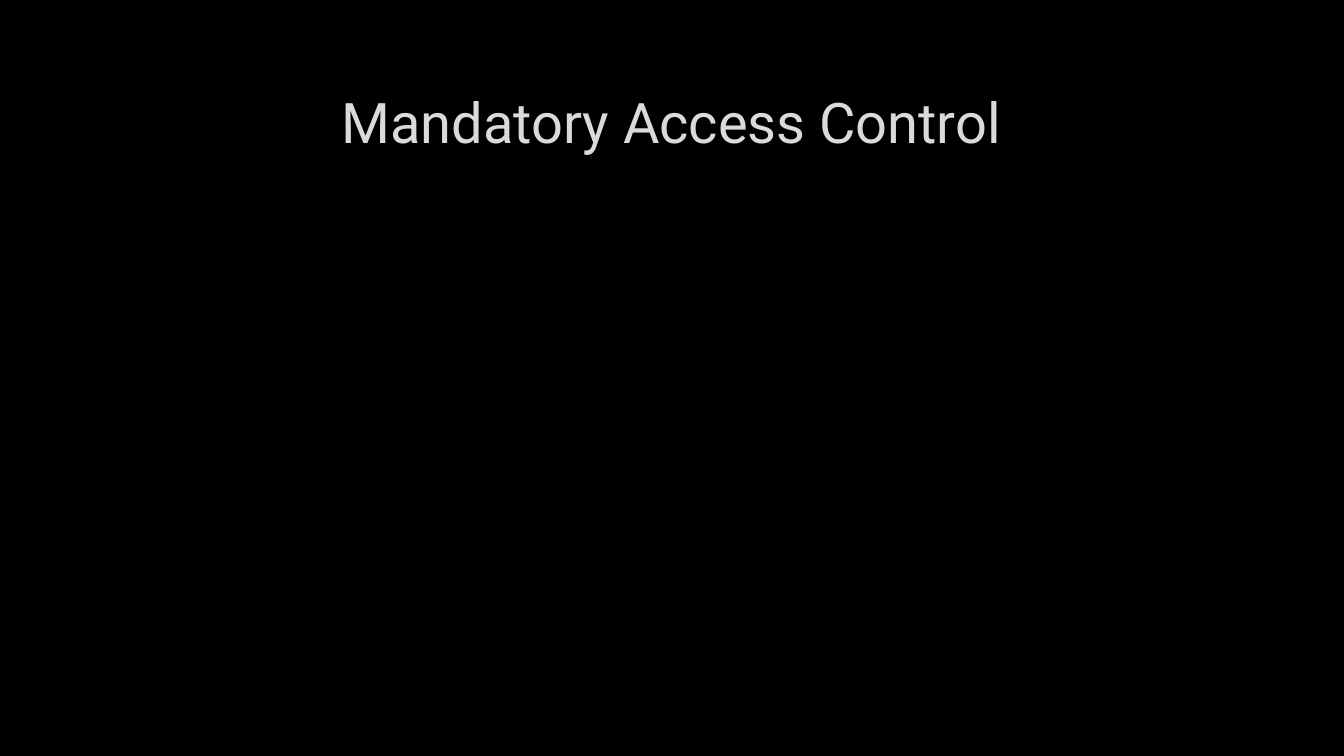
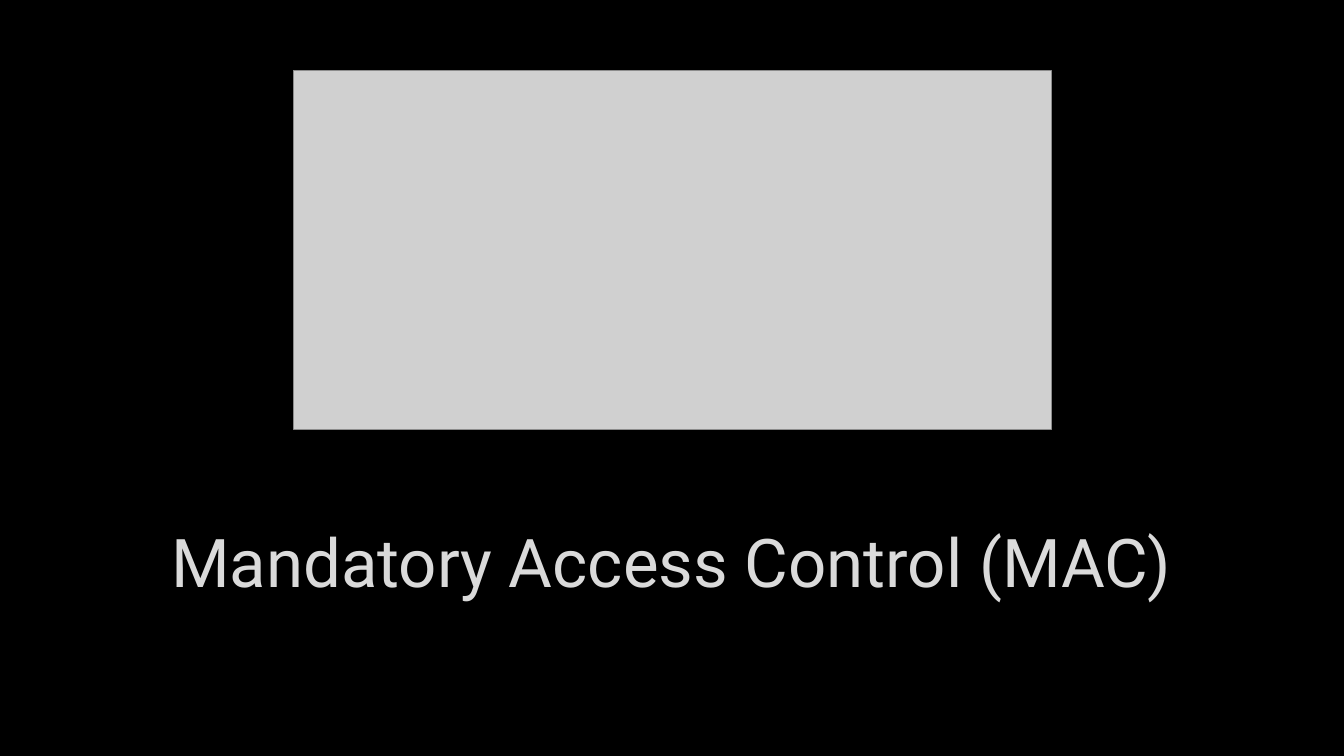
Before and after one commit to hexa-decim8/ISBPM, a slide deck: slide 8 of Class_Materials/Week_2/Day_1_Security_and_Architecture_WIP/ISBPM - Intro to Security.pptx (slide 7 before the commit). Drawn at 1344x756 pixels with LibreOffice and Linux fonts; fonts in the diff are those of the drawing; grey boxes stand for pictures; background and template pictures are left out. Boxes give left, top, right and bottom in pixels: in the first picture for what was removed or moved away, otherwise in the second. Text is boxed around its words. In the diff, an @@ line names an element or a change of style, - is before the commit and + after.

```diff
--- a/Class_Materials/Week_2/Day_1_Security_and_Architecture_WIP/ISBPM - Intro to Security.pptx
+++ b/Class_Materials/Week_2/Day_1_Security_and_Architecture_WIP/ISBPM - Intro to Security.pptx
@@ picture added at <box>293,71,1052,429</box> @@
@@ title "Mandatory Access Control (MAC)" at <box>171,533,1171,602</box>: vertical alignment middle to bottom @@
@@ title at <box>171,533,1171,602</box>: text changed; size 40 to 48 pt @@
-Mandatory Access Control
+Mandatory Access Control (MAC)
```
Also in this commit, not shown: 2 other slides changed, 14 slides added, 3 other files.
